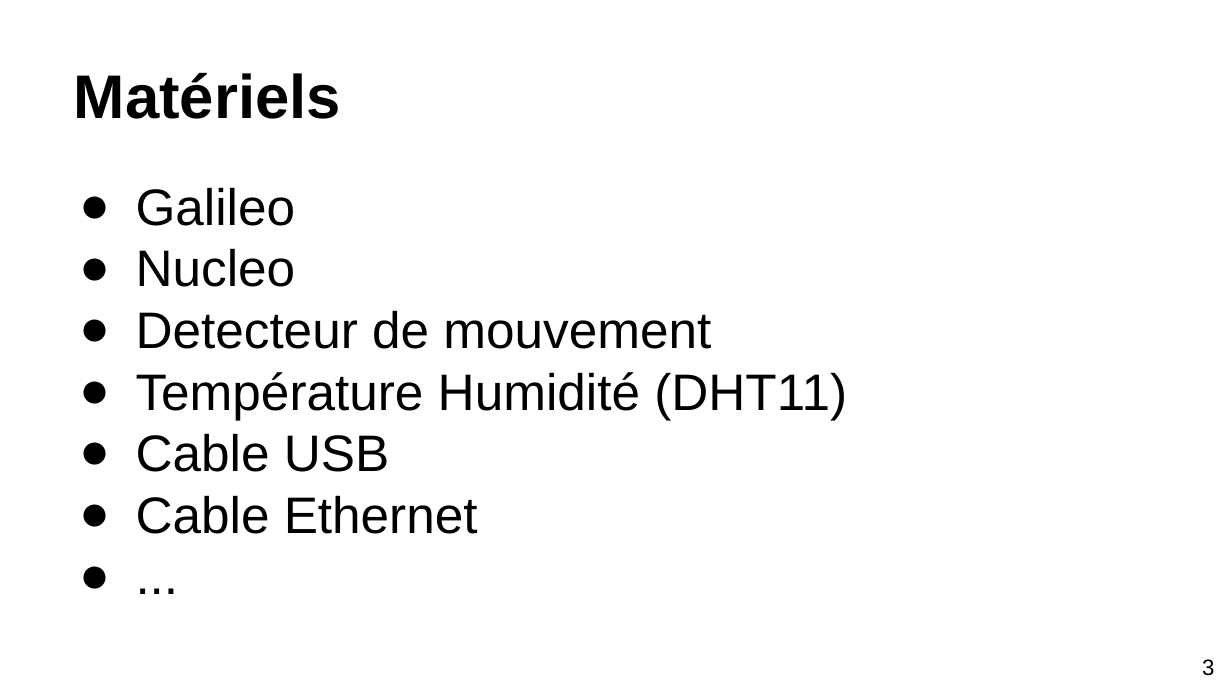
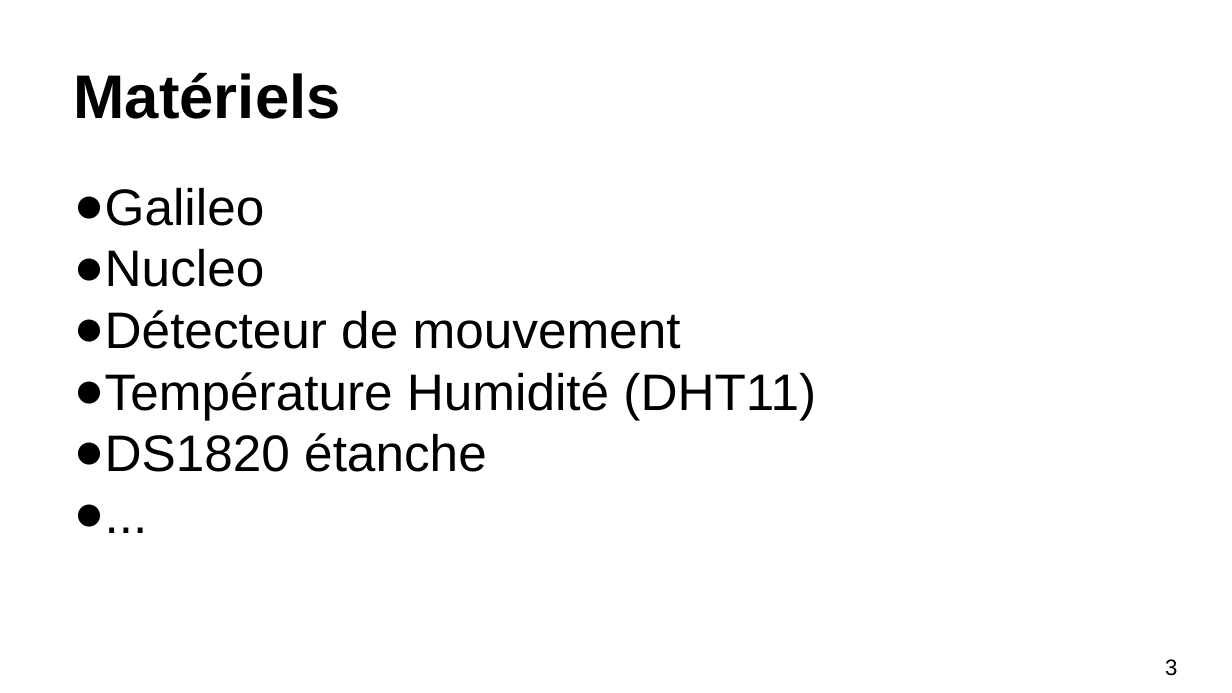
Before and after one commit to GaelPICOT/M2MProject, a slide deck: slide 3 of Présentation.pptx. Drawn at 1232x693 pixels with LibreOffice and Linux fonts; fonts in the diff are those of the drawing. Boxes give left, top, right and bottom in pixels: in the first picture for what was removed or moved away, otherwise in the second. Text is boxed around its words. In the diff, an @@ line names an element or a change of style, - is before the commit and + after.

Commit message:
version 2

```diff
--- a/Présentation.pptx
+++ b/Présentation.pptx
@@ text at (x1=74, y1=187, x2=816, y2=420): indent changed @@
@@ text at (x1=74, y1=310, x2=681, y2=349): text changed @@
-● Detecteur de mouvement
+● Détecteur de mouvement
@@ text at (x1=74, y1=433, x2=487, y2=472): text changed @@
-● Cable USB
-● Cable Ethernet
+● DS1820 étanche
@@ page number at (x1=1165, y1=659, x2=1177, y2=676): alignment right to left @@
```
Also in this commit, not shown: 7 other slides changed.
